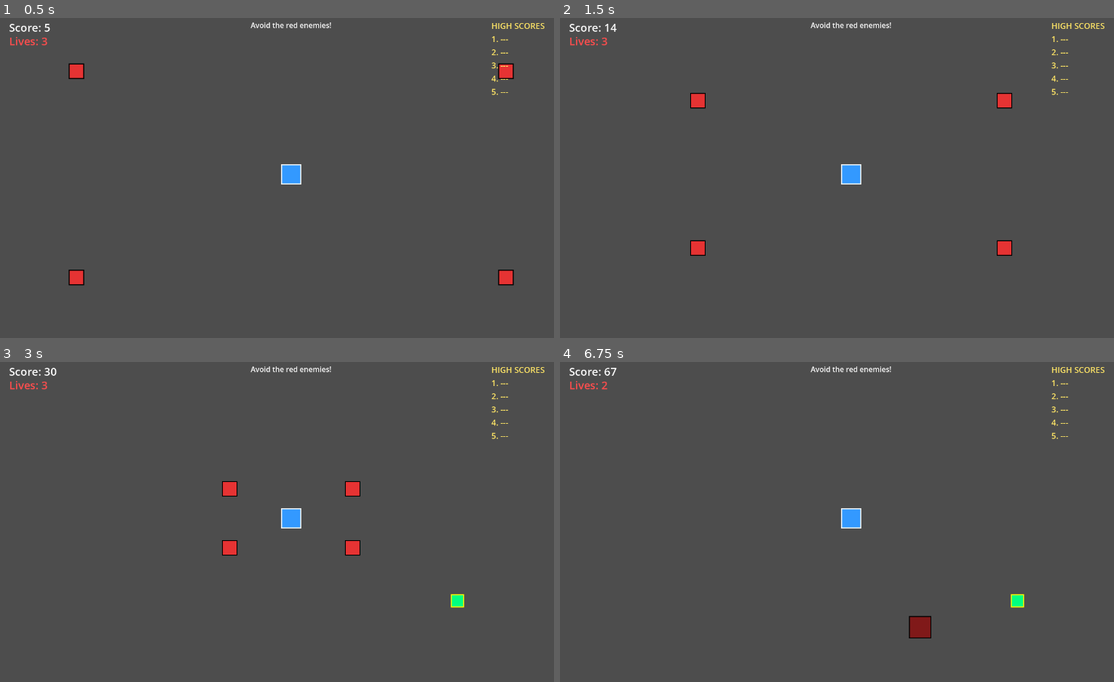
Above: before the commit, frames 1-4 (two rows, left to right).
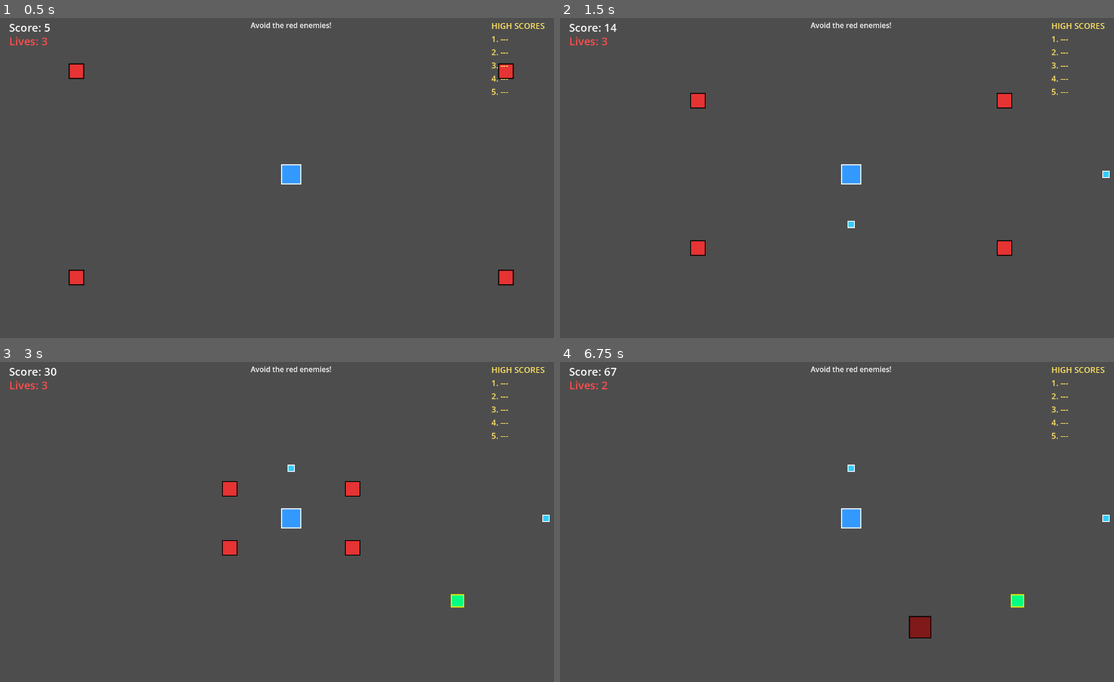
Above: after the commit, the same moments.

Repository: aryavolkan/evolve
Game: Godot game, scene res://main.tscn
Two runs of this game, one before a commit and one after it. Both use one fixed random seed, a clock stepped at 60 frames per second and the inputs below.
Inputs:
- Up to frame 1 (0.5 s): no input
- Up to frame 2 (1.5 s): tap Enter (ui_accept) at 0.5, 0.77 s; hold D (shoot_right, bound only after the commit) 0.53-1.28 s; hold S (shoot_down, bound only after the commit) from 1.28 s (still down)
- Up to frame 3 (3 s): tap Enter (ui_accept) at 1.52 s; release S (shoot_down, bound only after the commit) at 2.03 s; hold D (shoot_right, bound only after the commit) 2.03-2.78 s; hold W (shoot_up, bound only after the commit) from 2.78 s (still down)
- Up to frame 4 (6.75 s): tap Enter (ui_accept) at 3.02, 3.77, 4.52, 5, 6.02 s; release W (shoot_up, bound only after the commit) at 3.53 s; hold A (shoot_left, bound only after the commit) 3.53-5.03 s; hold S (shoot_down, bound only after the commit) 5.03-5.78 s; hold D (shoot_right, bound only after the commit) 5.78-6.53 s; hold W (shoot_up, bound only after the commit) from 6.53 s (still down)

Frame 1 is identical in both runs. In frame 2, less than 0.1% of the frame differs, in the area x 51-100%, y 47-66%; in frame 3, less than 0.1%; in frame 4, less than 0.1%.

Commit message:
Add projectile shooting system with WASD controls
- W/A/S/D keys shoot projectiles in four directions
- Projectiles travel at speed 600, destroy enemies on contact
- 0.3 second cooldown between shots
- Twin-stick style gameplay: arrow keys move, WASD shoots

Co-Authored-By: Claude Opus 4.5 <noreply@anthropic.com>

Diff:
--- a/player.gd
+++ b/player.gd
@@ -4,10 +4,14 @@
 
 @export var speed: float = 300.0
 @export var boosted_speed: float = 500.0
+@export var shoot_cooldown: float = 0.3
 var is_hit: bool = false
 var is_invincible: bool = false
 var is_speed_boosted: bool = false
 var base_color: Color = Color(0.2, 0.6, 1, 1)
+var can_shoot: bool = true
+
+var projectile_scene: PackedScene = preload("res://projectile.tscn")
 
 @onready var color_rect: ColorRect = $ColorRect
 
@@ -32,6 +36,31 @@
 	var current_speed = boosted_speed if is_speed_boosted else speed
 	velocity = direction * current_speed
 	move_and_slide()
+
+	# Shooting with WASD
+	if can_shoot:
+		var shoot_dir := Vector2.ZERO
+		if Input.is_action_just_pressed("shoot_up"):
+			shoot_dir = Vector2.UP
+		elif Input.is_action_just_pressed("shoot_down"):
+			shoot_dir = Vector2.DOWN
+		elif Input.is_action_just_pressed("shoot_left"):
+			shoot_dir = Vector2.LEFT
+		elif Input.is_action_just_pressed("shoot_right"):
+			shoot_dir = Vector2.RIGHT
+
+		if shoot_dir != Vector2.ZERO:
+			shoot(shoot_dir)
+
+func shoot(direction: Vector2) -> void:
+	var projectile = projectile_scene.instantiate()
+	projectile.position = global_position
+	projectile.direction = direction
+	get_parent().add_child(projectile)
+
+	can_shoot = false
+	await get_tree().create_timer(shoot_cooldown).timeout
+	can_shoot = true
 
 	# Check collisions after movement
 	for i in get_slide_collision_count():
--- a/project.godot
+++ b/project.godot
@@ -19,3 +19,22 @@
 
 window/size/viewport_width=1280
 window/size/viewport_height=720
+
+[input]
+
+shoot_up={
+"deadzone": 0.5,
+"events": [Object(InputEventKey,"resource_local_to_scene":false,"resource_name":"","device":-1,"window_id":0,"alt_pressed":false,"shift_pressed":false,"ctrl_pressed":false,"meta_pressed":false,"pressed":false,"keycode":0,"physical_keycode":87,"key_label":0,"unicode":119,"location":0,"echo":false)]
+}
+shoot_down={
+"deadzone": 0.5,
+"events": [Object(InputEventKey,"resource_local_to_scene":false,"resource_name":"","device":-1,"window_id":0,"alt_pressed":false,"shift_pressed":false,"ctrl_pressed":false,"meta_pressed":false,"pressed":false,"keycode":0,"physical_keycode":83,"key_label":0,"unicode":115,"location":0,"echo":false)]
+}
+shoot_left={
+"deadzone": 0.5,
+"events": [Object(InputEventKey,"resource_local_to_scene":false,"resource_name":"","device":-1,"window_id":0,"alt_pressed":false,"shift_pressed":false,"ctrl_pressed":false,"meta_pressed":false,"pressed":false,"keycode":0,"physical_keycode":65,"key_label":0,"unicode":97,"location":0,"echo":false)]
+}
+shoot_right={
+"deadzone": 0.5,
+"events": [Object(InputEventKey,"resource_local_to_scene":false,"resource_name":"","device":-1,"window_id":0,"alt_pressed":false,"shift_pressed":false,"ctrl_pressed":false,"meta_pressed":false,"pressed":false,"keycode":0,"physical_keycode":68,"key_label":0,"unicode":100,"location":0,"echo":false)]
+}
--- /dev/null
+++ b/projectile.gd
@@ -0,0 +1,19 @@
+extends Area2D
+
+@export var speed: float = 600.0
+var direction: Vector2 = Vector2.RIGHT
+
+func _ready() -> void:
+	body_entered.connect(_on_body_entered)
+
+func _physics_process(delta: float) -> void:
+	position += direction * speed * delta
+
+	# Remove if off screen
+	if position.x < -50 or position.x > 1330 or position.y < -50 or position.y > 770:
+		queue_free()
+
+func _on_body_entered(body: Node2D) -> void:
+	if body.is_in_group("enemy"):
+		body.queue_free()
+		queue_free()
--- /dev/null
+++ b/projectile.tscn
@@ -0,0 +1,28 @@
+[gd_scene load_steps=3 format=3 uid="uid://cprojectile123"]
+
+[ext_resource type="Script" path="res://projectile.gd" id="1_projectile"]
+
+[sub_resource type="CircleShape2D" id="CircleShape2D_projectile"]
+radius = 6.0
+
+[node name="Projectile" type="Area2D"]
+collision_layer = 8
+collision_mask = 1
+script = ExtResource("1_projectile")
+
+[node name="Border" type="ColorRect" parent="."]
+offset_left = -8.0
+offset_top = -8.0
+offset_right = 8.0
+offset_bottom = 8.0
+color = Color(1, 1, 1, 1)
+
+[node name="ColorRect" type="ColorRect" parent="."]
+offset_left = -6.0
+offset_top = -6.0
+offset_right = 6.0
+offset_bottom = 6.0
+color = Color(0.2, 0.8, 1, 1)
+
+[node name="CollisionShape2D" type="CollisionShape2D" parent="."]
+shape = SubResource("CircleShape2D_projectile")
Not shown, changed: CLAUDE.md
